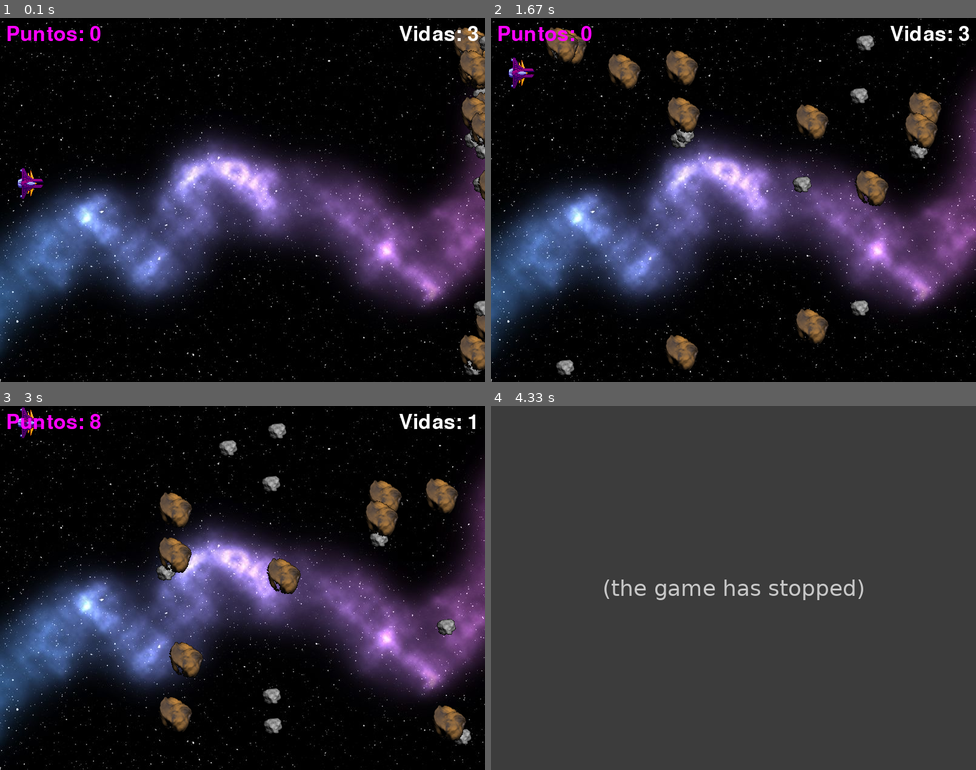
Above: before the commit, frames 1-4 (two rows, left to right).
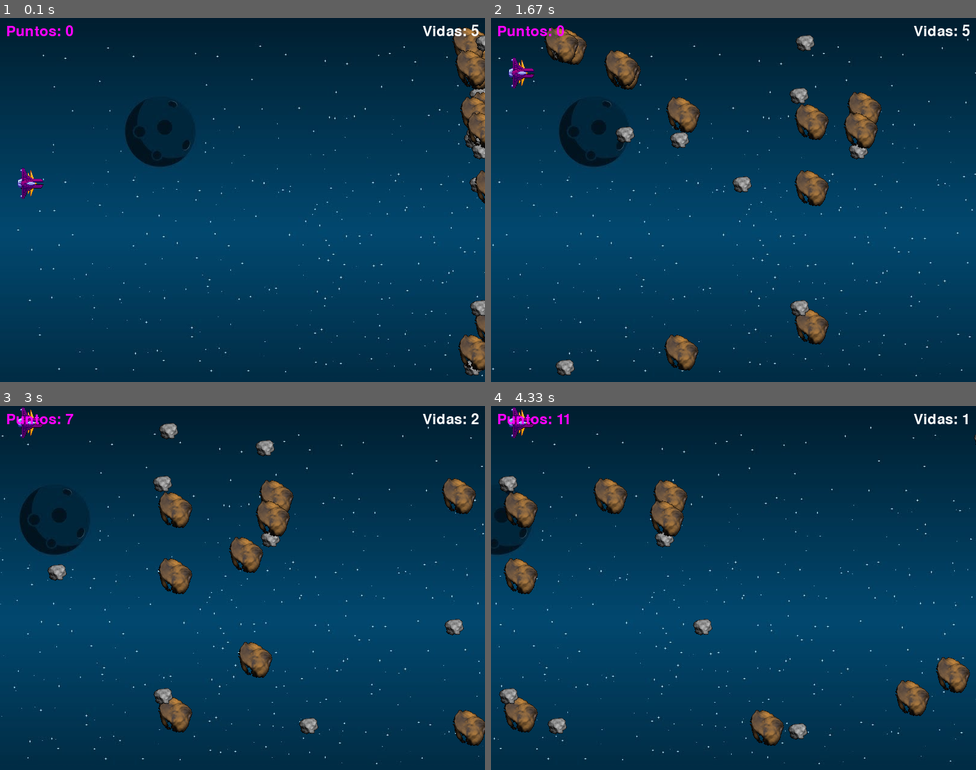
Above: after the commit, the same moments.

Repository: Mikifevrier/Proyecto-Final-Pygame
Game: pygame game, started from main.py
Two runs of this game, one before a commit and one after it. Both use one fixed random seed, a clock stepped at 60 frames per second and the inputs below.
Inputs:
- Up to frame 1 (0.1 s): no input
- Up to frame 2 (1.67 s): hold Up 0.33-0.8 s; hold Down 0.83-1.13 s; hold Up 1.17-1.53 s; hold Down from 1.57 s (still down)
- Up to frame 3 (3 s): release Down at 1.93 s; hold Up 1.97-2.27 s; hold Up from 2.63 s (still down)
- Up to frame 4 (4.33 s): release Up at 3 s; hold Down 3.03-3.4 s; hold Up 3.43-3.73 s; hold Up 3.77-4.07 s

The runs differ from the first frame. In frame 1, 98% of the frame differs, in the area x 0-100%, y 0-100%; in frame 2, 96%; in frame 3, 98%; in frame 4, 99%.
Before the commit the program exited at 3.67 s; later frames show no game.

Commit message:
Añado explosiones y fondo dinámico

Diff:
--- a/main.py
+++ b/main.py
@@ -16,15 +16,19 @@
 pantalla = pygame.display.set_mode((ANCHO, ALTO))
 pygame.display.set_caption("Space Trooper Adventure")
 clock = pygame.time.Clock()
+pygame.mixer.init()
 pygame.mixer.music.load("audio/metroid.wav")
+boom = pygame.mixer.Sound("audio/explosion.wav")
+boom.set_volume(0.1)
 pygame.mixer.music.set_volume(0.2)
 pygame.mixer.music.play(loops=-1)
+
 
 #Por ahora voy a dejar el marcador muy normalito
 class Marcador(pygame.sprite.Sprite):
     palabras = "{}"
 
-    def __init__(self, x, y, justificado = "topright", fontsize=40, color=BLANCO):
+    def __init__(self, x, y, justificado = "topright", fontsize=20, color=BLANCO):
         super().__init__()
         self.x = x
         self.y = y
@@ -50,7 +54,7 @@
         self.rect.centerx = ANCHO - 750
         self.rect.bottom = ALTO // 2
         self.vy = 0
-        self.vidas = 3
+        self.vidas = 5
 
     def update(self):
         self.vy = 0
@@ -80,7 +84,7 @@
         self.rect = self.image.get_rect()
         self.rect.x = random.randrange(780, 800)
         self.rect.y = random.randrange(ALTO - self.rect.height)
-        self.vx = random.randrange(1, 8)
+        self.vx = random.randrange(2, 8)
 
 
     def update(self):
@@ -88,12 +92,43 @@
         if self.rect.right < 0:
             self.rect.x = random.randrange(780, 800)
             self.rect.y = random.randrange(ALTO - self.rect.height)
-            self.vx = random.randrange(1, 10)
+            self.vx = random.randrange(2, 8)
             marcador_puntos.contador += 1
+            #Eliminar las rocas que pasan la pantalla y que vuelvan a generarse en un lugar random
+
+class Explosion(pygame.sprite.Sprite):
+    def __init__(self, x, y, tamaño):
+        pygame.sprite.Sprite.__init__(self)
+        self.images = []
+        for num in range(1, 6):
+            img = pygame.image.load(f"images/exp{num}.png")
+            # voy a darle tamaño a las explosiones
+            if tamaño == 1:
+                img = pygame.transform.scale(img, (40, 40))
+            if tamaño == 2:
+                img = pygame.transform.scale(img, (100, 100))
+            self.images.append(img)
+
+        self.index = 0
+        self.image = self.images[self.index]
+        self.rect = self.image.get_rect()
+        self.rect.center = [x, y]
+        self.contador = 0
+
+    def update(self):
+        v_explosion = 3
+        self.contador += 1
+        if self.contador >= v_explosion and self.index < len(self.images) - 1:
+            self.contador = 0
+            self.index +=1
+            self.image = self.images[self.index]
+        if self.index >= len(self.images) - 1 and self.contador >= v_explosion:
+            self.kill()
 
 
 # Fondo de la pantalla
-fondo = pygame.image.load("images/fondo.jpg").convert()
+fondo = pygame.image.load("images/maxresdefault.jpg").convert()
+x = 0
 #Hacer que el fondo sea dinámico si me da tiempo (estrellitas brillando, que se mueva, ¿que haga cosas chulas?)
 
 # Incluir los objetos en el Group
@@ -107,11 +142,11 @@
 nave = Nave()
 grupoSprites.add(nave)
 
-marcador_puntos = Marcador(10,10, "topleft", fontsize = 50, color = (255, 0, 255))
+marcador_puntos = Marcador(10,10, "topleft", fontsize = 35, color = (255, 0, 255))
 marcador_puntos.palabras = "Puntos: {}"
 grupoSprites.add(marcador_puntos)
 
-marcador_vidas = Marcador(790, 10, "topright", 50)
+marcador_vidas = Marcador(790, 10, "topright", fontsize = 35)
 marcador_vidas.palabras = "Vidas: {}"
 grupoSprites.add(marcador_vidas)
 
@@ -128,13 +163,20 @@
 # Si hay una colisión
     colision = pygame.sprite.spritecollide(nave, roca_list, True)
     if colision:
+        explosion = Explosion(nave.rect.centerx, nave.rect.centery, 2) #voy a dejar el tamaño grande por el momento
+        grupoSprites.add(explosion)
+        boom.play()
         nave.vidas -= 1
         if nave.vidas == 0:
             running = False
     marcador_vidas.contador = nave.vidas
 
 # Blit, Draw, Displays
-    pantalla.blit(fondo, [0, 0])
+    x_mueve = x % fondo.get_rect().width
+    pantalla.blit(fondo, [x_mueve - fondo.get_rect().width , 0])
+    if x_mueve < ANCHO:
+        pantalla.blit(fondo, (x_mueve, 0))
+    x -= 1
 
     grupoSprites.draw(pantalla)
 
Binary file added: images/exp1.png
Binary file added: images/exp2.png
Binary file added: images/exp3.png
Binary file added: images/exp4.png
Binary file added: images/exp5.png
Binary file removed: images/explosion0.png
Binary file removed: images/explosion1.png
Binary file removed: images/explosion2.png
Binary file added: images/maxresdefault.jpg
Not shown, added: audio/explosion.wav
